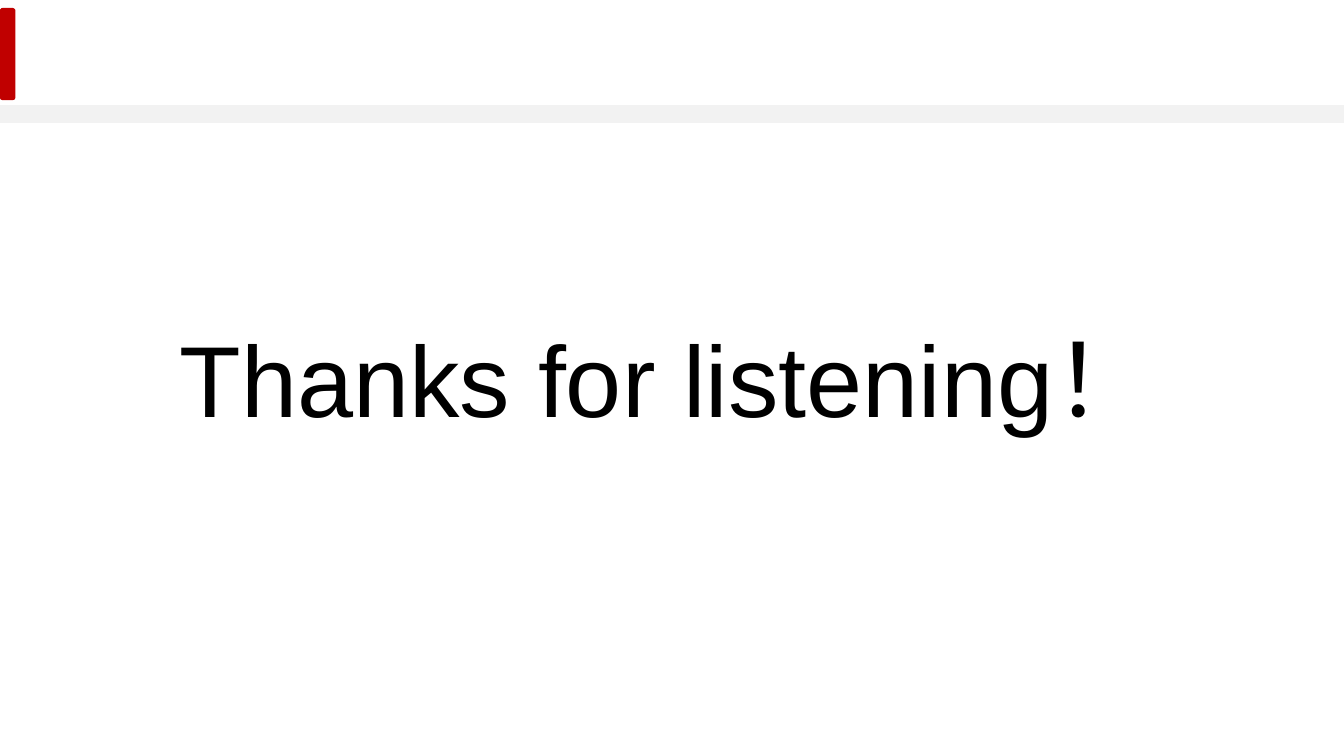
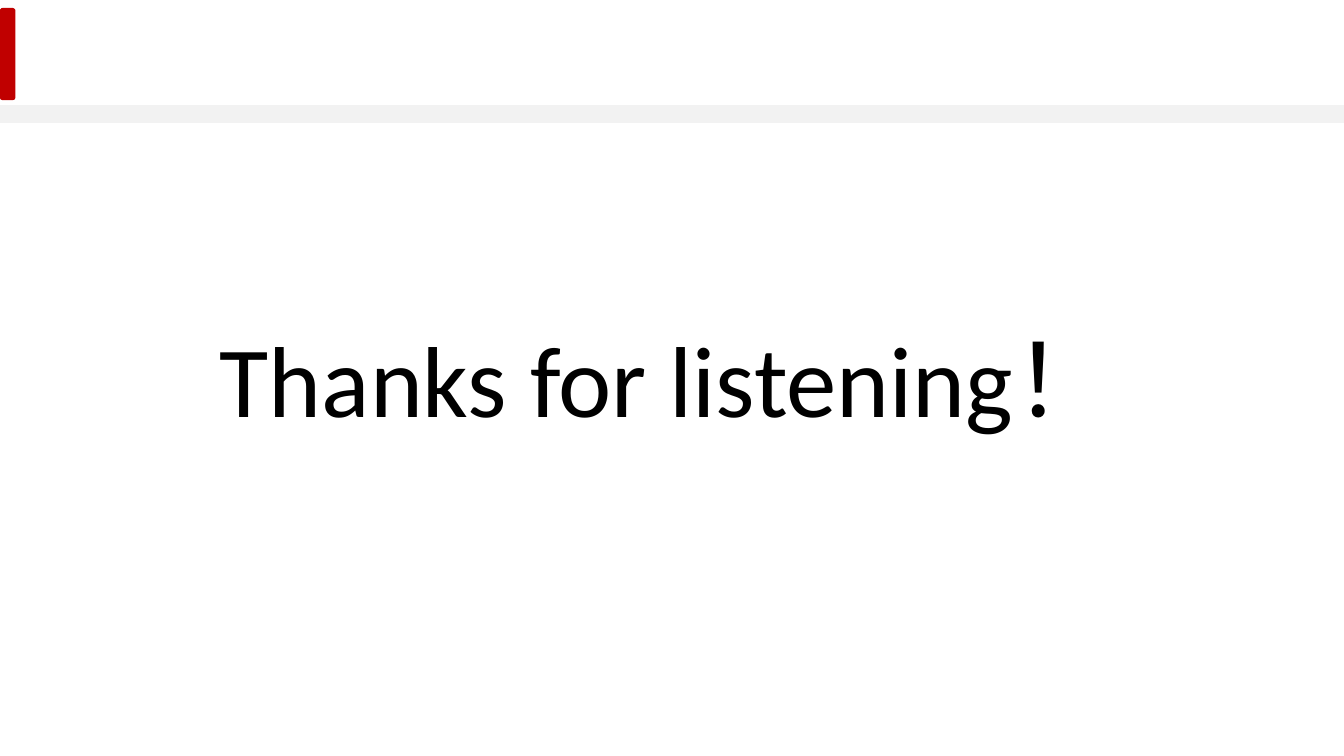
Before and after one commit to RealJustinNi/CS270-Digitial-Image-Processing-Project, a slide deck: slide 12 of DIP2024_Group2_pre.pptx. Drawn at 1344x756 pixels with LibreOffice and Linux fonts; fonts in the diff are those of the drawing; background and template pictures are left out. Boxes give left, top, right and bottom in pixels: in the first picture for what was removed or moved away, otherwise in the second. Text is boxed around its words. In the diff, an @@ line names an element or a change of style, - is before the commit and + after.

Commit message:
fix fonts, add contents

```diff
--- a/DIP2024_Group2_pre.pptx
+++ b/DIP2024_Group2_pre.pptx
@@ text "Thanks for listening！": place and size @@
-text "Thanks for listening！" at [180,341,1155,435]
+text "Thanks for listening！" at [220,341,1115,435]
@@ text "Thanks for listening！" at [220,341,1115,435]: font Arial to Calibri @@
```
Also in this commit, not shown: 8 other slides changed.
